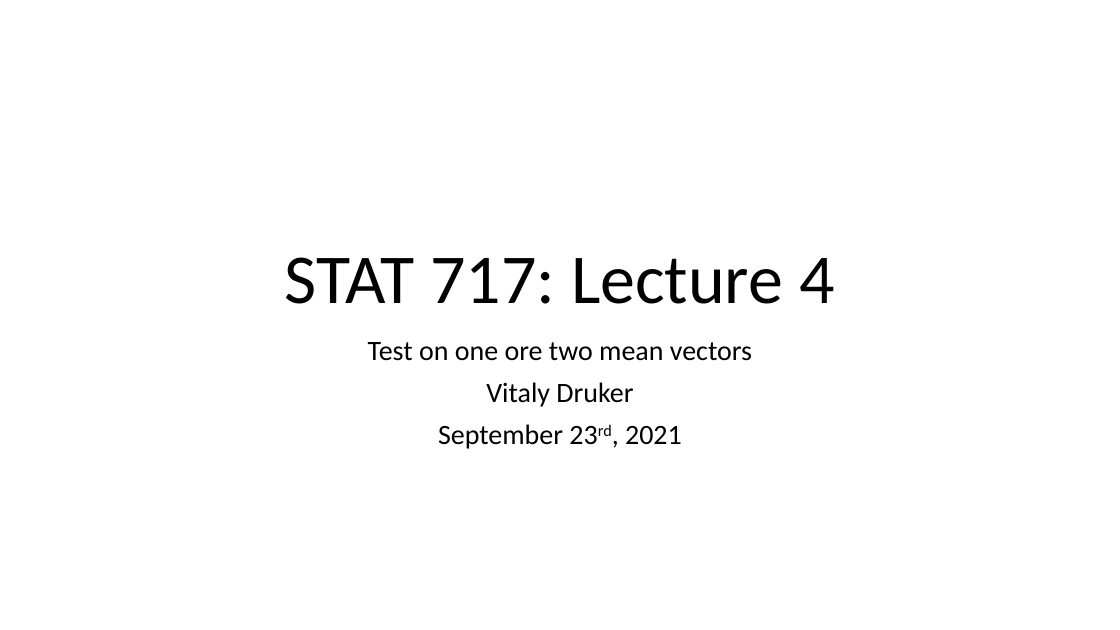
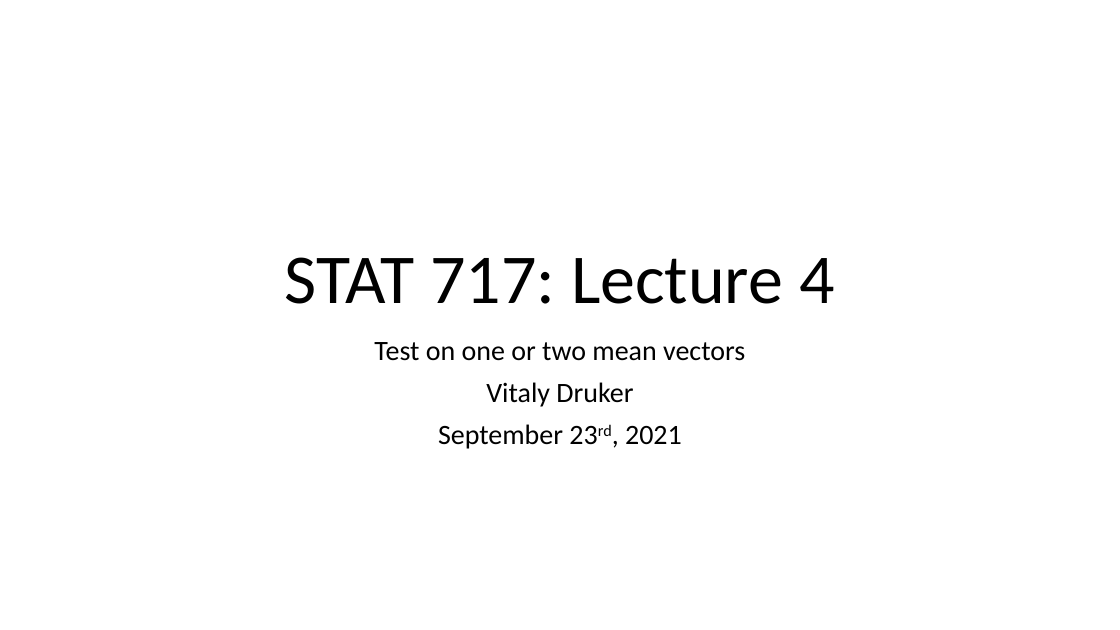
Before and after one commit to hunter-stats/stat717-class-materials, a slide deck: slide 1 of Class 04 Tests on one or two mean vectors.pptx. Drawn at 1120x630 pixels with LibreOffice and Linux fonts; fonts in the diff are those of the drawing. Boxes give left, top, right and bottom in pixels: in the first picture for what was removed or moved away, otherwise in the second. Text is boxed around its words. In the diff, an @@ line names an element or a change of style, - is before the commit and + after.

```diff
--- a/Class 04 Tests on one or two mean vectors.pptx
+++ b/Class 04 Tests on one or two mean vectors.pptx
@@ subtitle at box(374, 342, 745, 361): text changed @@
-Test on one ore two mean vectors
+Test on one or two mean vectors
```
Also in this commit, not shown: 1 other file.
